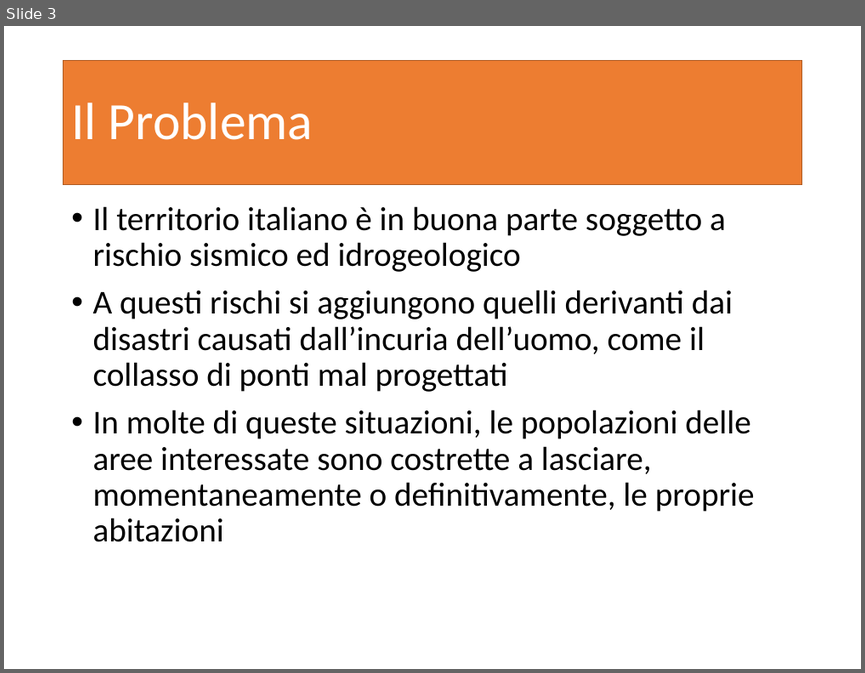
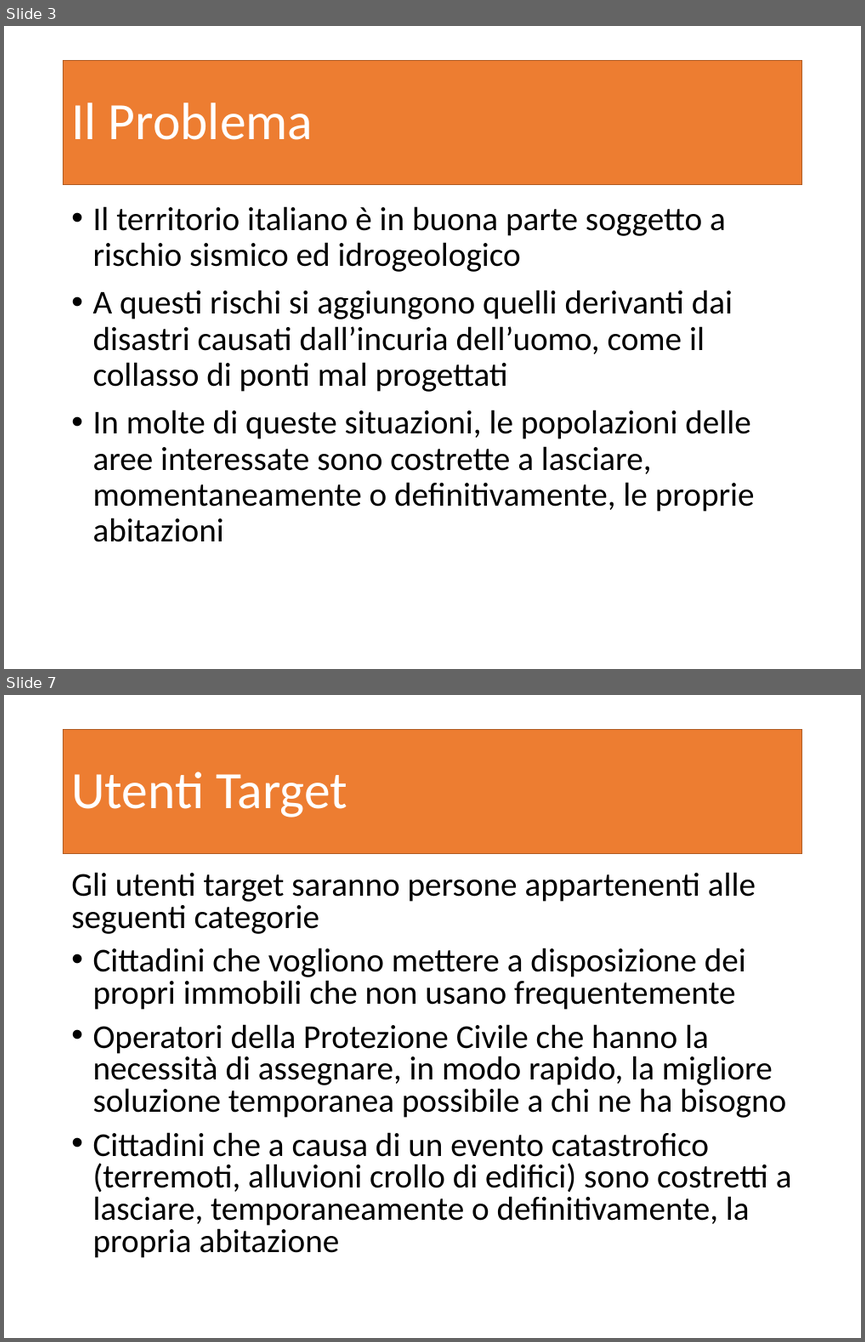
Before and after one commit to garjilius/ShareMyHouse, a slide deck: Documentazione/PresentazioneShareMyHouse.pptx. Shown one above the other, each under a label of ours: slide 3 before the commit, slides 3 and 7 after it; the slides between them are not shown. The pictures are 865x673 and 865x1342 pixels, drawn with LibreOffice and Linux fonts; fonts in the diff are those of the drawing. Boxes give left, top, right and bottom in pixels: in the first picture for what was removed or moved away, otherwise in the second. Text is boxed around its words. In the diff, an @@ line names an element or a change of style, - is before the commit and + after.

```diff
--- a/Documentazione/PresentazioneShareMyHouse.pptx
+++ b/Documentazione/PresentazioneShareMyHouse.pptx
@@ slide 7 added at <box>4,695,861,1338</box>, background #FFFFFF @@
@@ title added at <box>64,729,801,853</box>, fill #ED7D31, outline #AF5C24 1 pt, 44 pt, text #FFFFFF @@
+Utenti Target
@@ text added at <box>71,872,792,1258</box>, 28 pt, text #000000 @@
+Gli utenti target saranno persone appartenenti alle seguenti categorie
+• Cittadini che vogliono mettere a disposizione dei propri immobili che non usano frequentemente
+• Operatori della Protezione Civile che hanno la necessità di assegnare, in modo rapido, la migliore soluzione temporanea possibile a chi ne ha bisogno
+• Cittadini che a causa di un evento catastrofico (terremoti, alluvioni crollo di edifici) sono costretti a lasciare, temporaneamente o definitivamente, la propria abitazione
```
Also in this commit, not shown: 1 slide changed, 15 other slides added, 2 other files.
